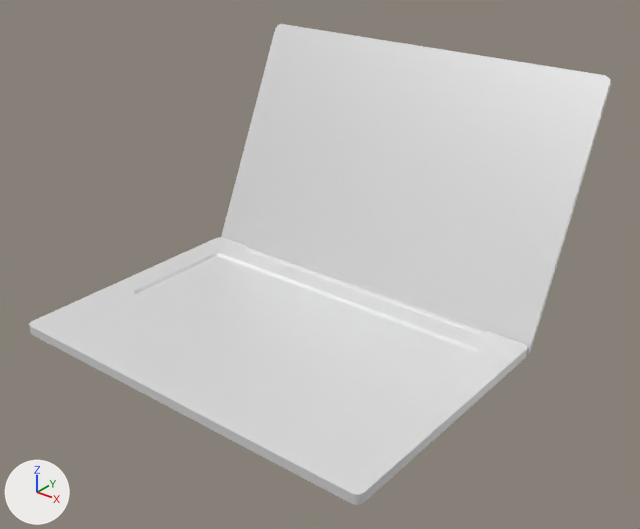
Two versions of the COLLADA model models/meshes/laptop.dae, one commit apart.
The view is the same before and after, from a 50 mm camera at (0.368, -0.405, 0.33) aimed at (0.016, 0.034, 0.057). Arrows for +X, +Y and +Z are at lower left; the lights stay in place. Where no turn or scale is listed for an object, it has been applied to the vertices.

Names of what the first picture shows: 'Laptop_Body.001', 'Laptop_Screen.001'.
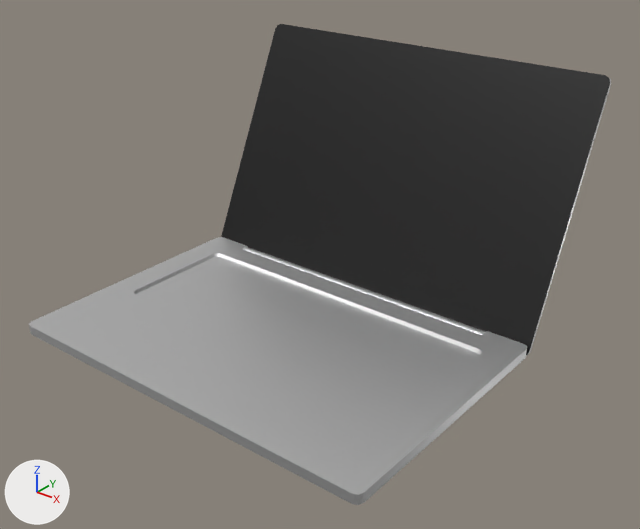
Changed parts and their boxes [x1, y1, x2, y2] in the pictures (640 x 529 px):
'Laptop_Screen.001', surface changed, recoloured (white to black): [221, 24, 611, 355] in both
'Laptop_Body.001', surface changed: [29, 237, 527, 505] in both

The change, as a list of edits to the scene's bpy script:
```text
Change mat_aluminium:
    mat_aluminium.metallic: 0.281 -> 1.0
Change mat_screen:
    mat_screen.base_color: (0.8, 0.8, 0.8) -> (0.0, 0.0, 0.0)  # white #e7e7e7 -> black #000000
```
